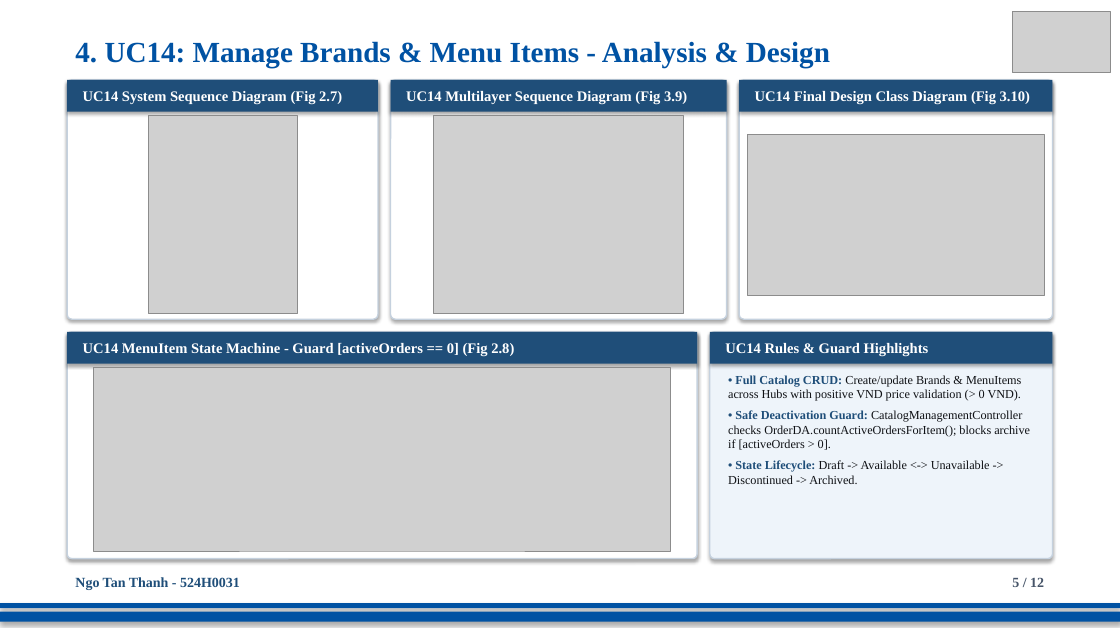
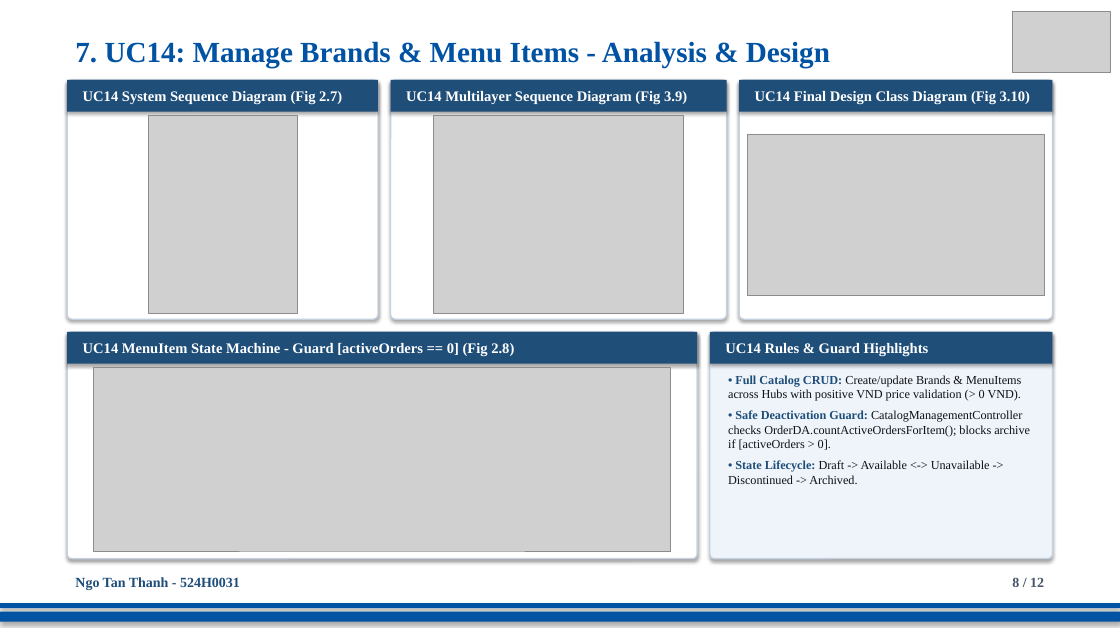
Before and after one commit to DoQuocTrung06/SaigonBite-RAD-TeamF10, a slide deck: slide 8 of Part_2/TeamF10_Presentation_for_SaigonBite.pptx (slide 5 before the commit). Drawn at 1120x630 pixels with LibreOffice and Linux fonts; fonts in the diff are those of the drawing; grey boxes stand for pictures. Boxes give left, top, right and bottom in pixels: in the first picture for what was removed or moved away, otherwise in the second. Text is boxed around its words. In the diff, an @@ line names an element or a change of style, - is before the commit and + after.

```diff
--- a/Part_2/TeamF10_Presentation_for_SaigonBite.pptx
+++ b/Part_2/TeamF10_Presentation_for_SaigonBite.pptx
@@ text at <box>75,41,830,68</box>: text changed @@
-4. UC14: Manage Brands & Menu Items - Analysis & Design
+7. UC14: Manage Brands & Menu Items - Analysis & Design
@@ text at <box>1012,578,1044,587</box>: text changed @@
-5 / 12
+8 / 12
```
Also in this commit, not shown: 7 other slides changed.
